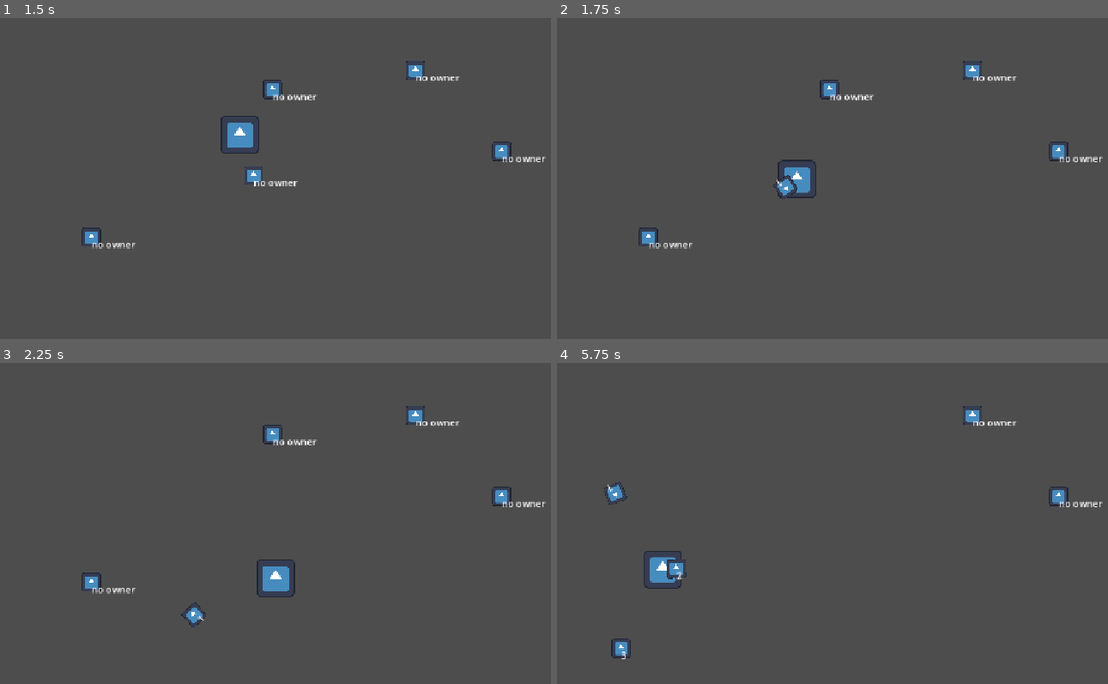
Above: before the commit, frames 1-4 (two rows, left to right).
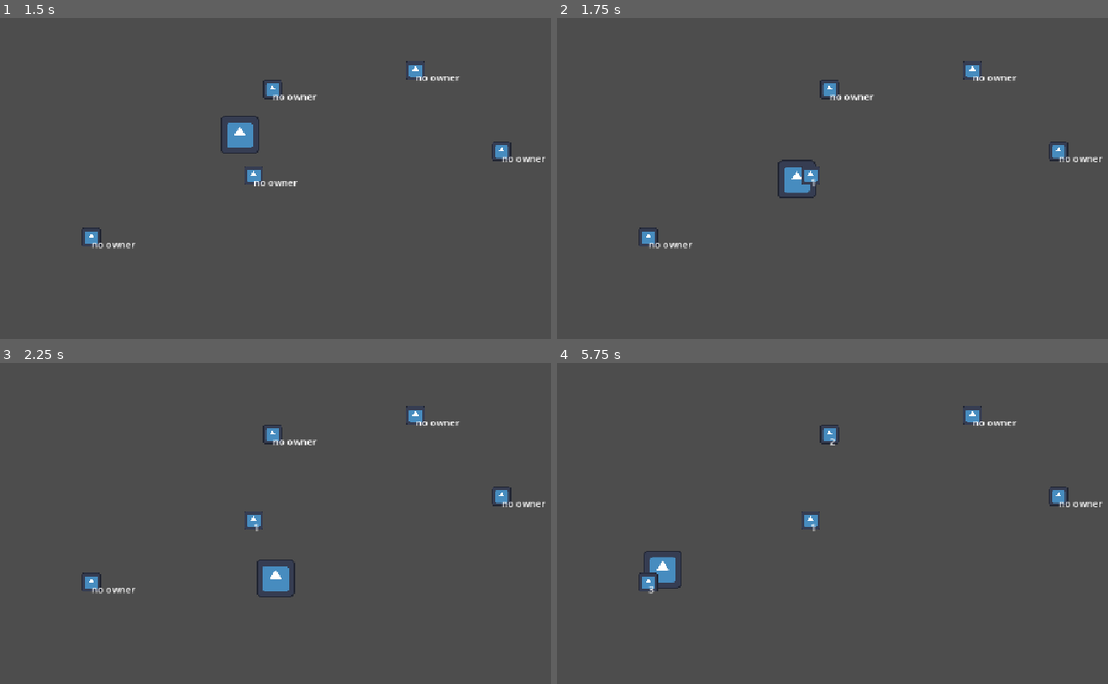
Above: after the commit, the same moments.

Repository: TheTagRapper/juniper-dev-jam-26
Game: Godot game, scene res://Prototypes/orbiting_system/scenes/orbit_test_scene.tscn
Two runs of this game, one before a commit and one after it. Both use one fixed random seed, a clock stepped at 60 frames per second and the inputs below. The project has no main scene, so this scene is started directly. The engine's default icon, where the game draws it, is replaced by a stand-in: a white triangle on a blue panel in a dark square.
Inputs (mouse positions are in pixels of both pictures, inside the frame that each line leads up to):
- Up to frame 1 (1.5 s): tap Enter at 0.5 s; move the mouse to (451, 191) at 0.52 s; hold D (move_right) 0.53-1.28 s; hold 1 (select_first_weapon) 0.53-1.28 s; move the mouse to (165, 229) at 1.27 s; hold S (move_down) from 1.28 s (still down); tap 4 (select_fourth_weapon) at 1.35 s
- Up to frame 2 (1.75 s): keep holding S (move_down)
- Up to frame 3 (2.25 s): move the mouse to (369, 472) at 2.02 s; release S (move_down) at 2.03 s; hold D (move_right) from 2.03 s (still down); tap 2 (select_second_weapon) at 2.1 s
- Up to frame 4 (5.75 s): move the mouse to (821, 632) at 2.77 s; release D (move_right) at 2.78 s; hold W (move_up) 2.78-3.53 s; tap 3 (select_third_weapon) at 2.85 s; move the mouse to (1063, 613) at 3.52 s; hold 1 (select_first_weapon) 3.53-4.28 s; hold A (move_left) 3.53-5.03 s; move the mouse to (650, 497) at 4.27 s; tap 4 (select_fourth_weapon) at 4.35 s; move the mouse to (893, 555) at 5.02 s; hold S (move_down) from 5.03 s (still down); tap 2 (select_second_weapon) at 5.1 s

Frame 1 is identical in both runs. In frame 2, 0.2% of the frame differs, in the area x 39-48%, y 46-57%; in frame 3, 0.2%; in frame 4, 0.8%, in the area x 8-52%, y 19-93%.
Error after the commit: Invalid access to property or key 'needs_detachment' on a base object of type 'Marker2D (temp_orbit_weapon.gd)'. (res://Prototypes/orbiting_system/scenes/orbit…

Commit message:
Made some adjustments to remove_weapon

Diff:
--- a/Prototypes/orbiting_system/scenes/orbit_player.gd
+++ b/Prototypes/orbiting_system/scenes/orbit_player.gd
@@ -5,10 +5,11 @@
 const JUMP_VELOCITY = -400.0
 
 var projectile_count = 3
-var orbit_speed = 4.0
-var orbit_distance = 150
+@export var orbit_speed = 4.0
+@export var orbit_distance = 150
 var time = 0
 
+# Inventory System
 var weapon_inv = [null, null, null, null]
 var holding_index = 0
 var stack_of_free_indexes = [3, 2, 1, 0]
@@ -44,8 +45,10 @@
 	for i in range(4):
 		if weapon_inv[i] != null:
 
+			if weapon_inv[i].needs_detachment == true:
+				remove_weapon(i)
 			# Check if it is being held in the hand
-			if holding_index == i:
+			elif holding_index == i:
 				# THIS IS TEMPORARY GUN CODE, WE WILL HANDLE SHOOTING
 				# THIS IS JUST ADDED FOR TESTING
 				var s_width = $Sprite2D.texture.get_width()
@@ -55,7 +58,6 @@
 				weapon_inv[i].look_at(get_global_mouse_position())
 				weapon_inv[i].position.x = position.x + radius * cos(weapon_inv[i].rotation)
 				weapon_inv[i].position.y = position.y + radius * sin(weapon_inv[i].rotation)
-
 			# Letting them orbit around
 			else:
 				# Need to make the orbits uniform
@@ -70,7 +72,7 @@
 
 
 
-
+# Signal connected from the Area2D of
 func _on_area_2d_area_entered(area: Area2D) -> void:
 	# Checking Collisions
 	if area.is_in_group("WEAPON") and area.get_parent() not in weapon_inv:
@@ -94,8 +96,9 @@
 
 		area.get_parent().add_index(weapon_index)
 
-func remove_weapon(weapon : Marker2D , weapon_index : int):
-	weapon.break_now()
+func remove_weapon(weapon_index : int):
+	weapon_inv[weapon_index].is_detached = true
+	weapon_inv[weapon_index].needs_detachment = false
 	weapon_inv[weapon_index] = null
 	stack_of_free_indexes.push_back(weapon_index)
 
Not shown, changed: Prototypes/orbiting_system/orbiting_explanation.md
